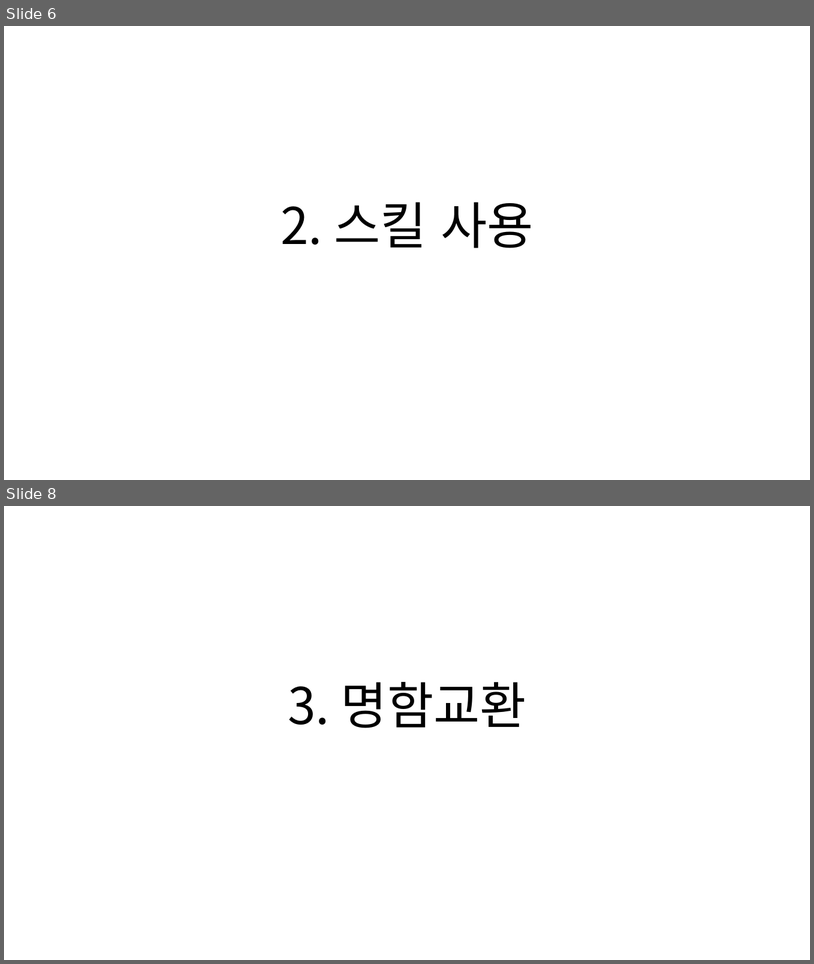
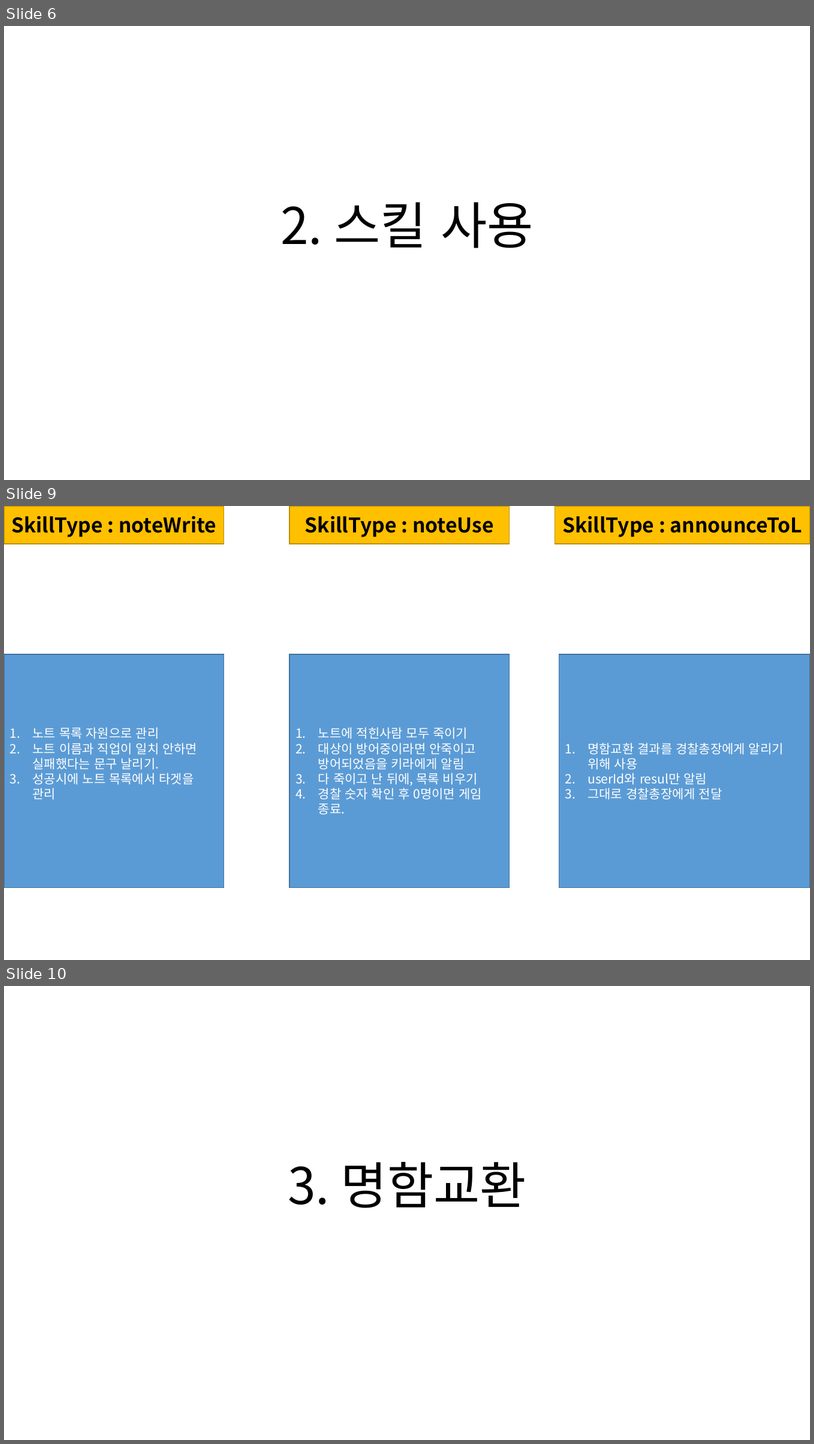
Before and after one commit to John-Kim93/silzick, a slide deck: docs/게임 설계서.pptx. Shown one above the other, each under a label of ours: slides 6 and 8 before the commit, slides 6, 9 and 10 after it; the slides between them are not shown. The pictures are 814x964 and 814x1444 pixels, drawn with LibreOffice and Linux fonts; fonts in the diff are those of the drawing. Boxes give left, top, right and bottom in pixels: in the first picture for what was removed or moved away, otherwise in the second. Text is boxed around its words. In the diff, an @@ line names an element or a change of style, - is before the commit and + after.

```diff
--- a/docs/게임 설계서.pptx
+++ b/docs/게임 설계서.pptx
@@ slide 9 added at (4,506,810,960), background #FFFFFF @@
@@ rectangle added at (4,506,224,544), fill #FFC000, outline #BD8E00 1 pt, 24 pt, text #000000, bold @@
+SkillType : noteWrite
@@ rectangle added at (290,506,509,544), fill #FFC000, outline #BD8E00 1 pt, 24 pt, text #000000, bold @@
+SkillType : noteUse
@@ rectangle added at (556,506,810,544), fill #FFC000, outline #BD8E00 1 pt, 24 pt, text #000000, bold @@
+SkillType : announceToL
@@ rectangle added at (4,654,224,888), fill #5B9BD5, outline #43739E 1 pt, 15 pt, text #FFFFFF @@
+1. 노트 목록 자원으로 관리
+2. 노트 이름과 직업이 일치 안하면 실패했다는 문구 날리기.
+3. 성공시에 노트 목록에서 타겟을 관리
@@ rectangle added at (290,654,509,888), fill #5B9BD5, outline #43739E 1 pt, 15 pt, text #FFFFFF @@
+1. 노트에 적힌사람 모두 죽이기
+2. 대상이 방어중이라면 안죽이고 방어되었음을 키라에게 알림
+3. 다 죽이고 난 뒤에, 목록 비우기
+4. 경찰 숫자 확인 후 0명이면 게임 종료.
@@ rectangle added at (560,654,810,888), fill #5B9BD5, outline #43739E 1 pt, 15 pt, text #FFFFFF @@
+1. 명함교환 결과를 경찰총장에게 알리기 위해 사용
+2. userId와 resul만 알림
+3. 그대로 경찰총장에게 전달
@@ what was slide 8 is now slide 10 @@
```
Also in this commit, not shown: 5 slides changed, 1 other slide added, 1 slide removed.
